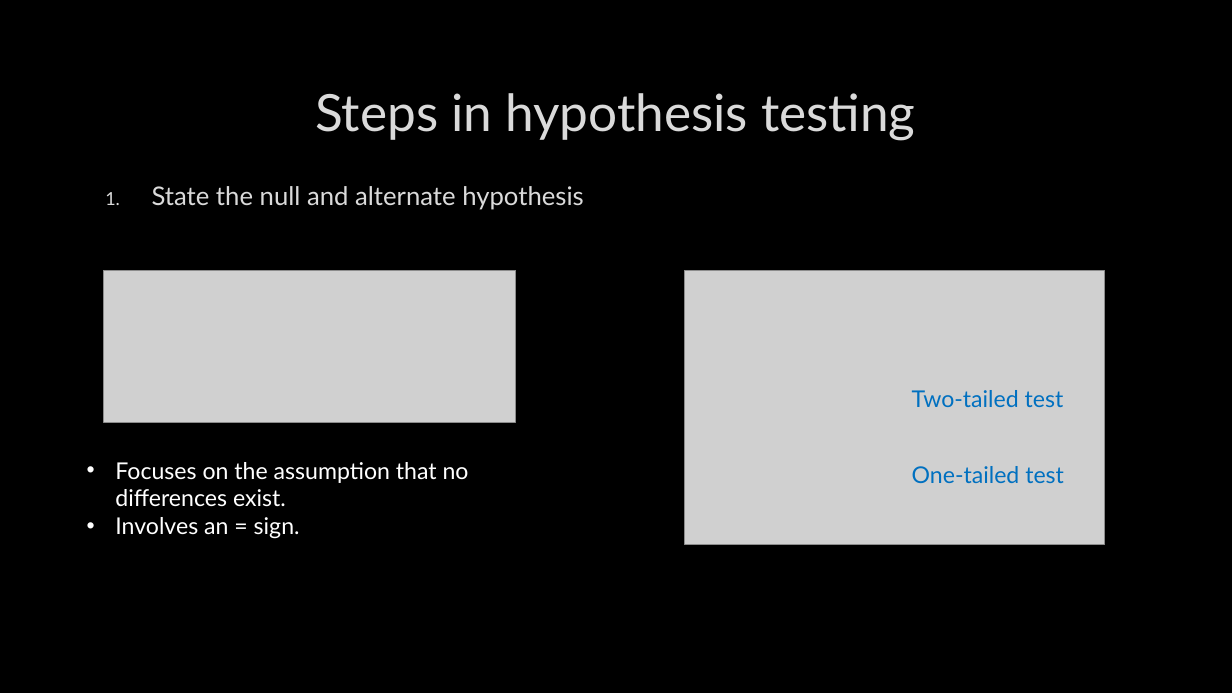
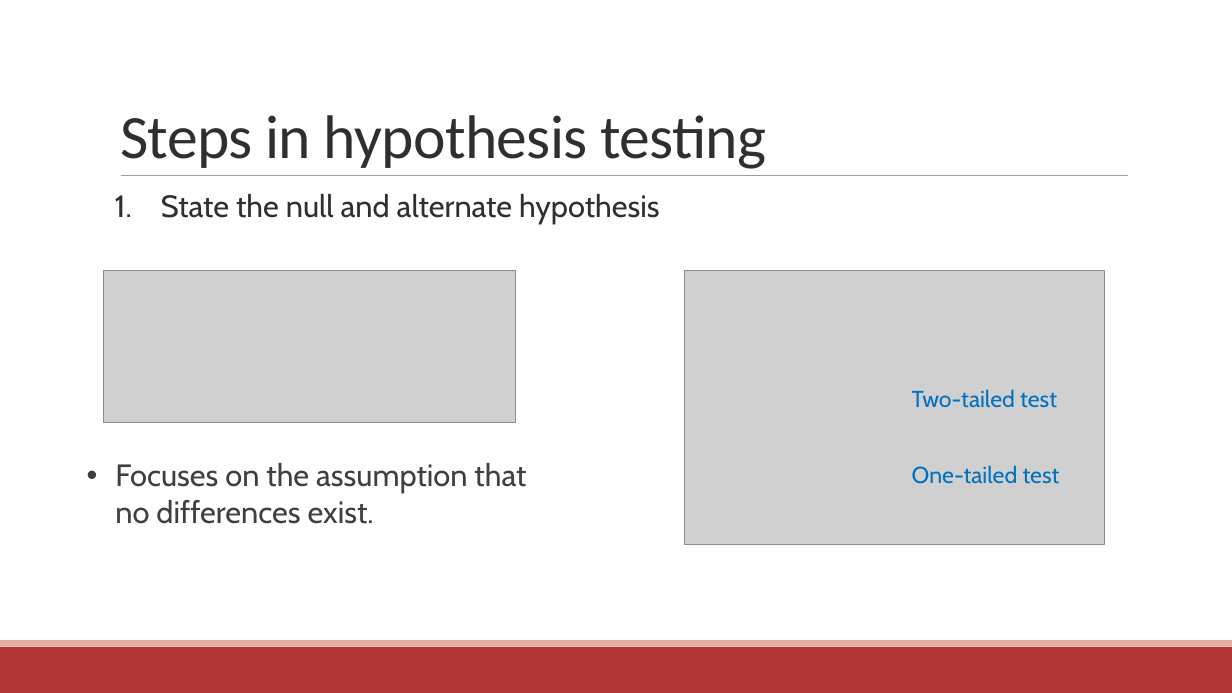
Before and after one commit to communitymaplab/geog4300_datascience, a slide deck: slide 3 of in_class_slides/geog4300_L13 Hypotheses and one sample tests and normality.pptx (slide 4 before the commit). Drawn at 1232x693 pixels with LibreOffice and Linux fonts; fonts in the diff are those of the drawing; grey boxes stand for pictures; background and template pictures are left out. Boxes give left, top, right and bottom in pixels: in the first picture for what was removed or moved away, otherwise in the second. Text is boxed around its words. In the diff, an @@ line names an element or a change of style, - is before the commit and + after.

```diff
--- a/in_class_slides/geog4300_L13 Hypotheses and one sample tests and normality.pptx
+++ b/in_class_slides/geog4300_L13 Hypotheses and one sample tests and normality.pptx
@@ background picture (left out) to #FFFFFF @@
@@ title "Steps in hypothesis testing": place and size @@
-title "Steps in hypothesis testing" at [315, 93, 915, 140]
+title "Steps in hypothesis testing" at [120, 115, 766, 169]
@@ title "Steps in hypothesis testing" at [120, 115, 766, 169]: size 40 to 48 pt, font Lato to Calibri, text colour #DADADA to #2F2F2F, letter spacing 0 to -0.5 pt, letter outline #404040 0.75 pt to none; alignment centre to left; line spacing 1 to 0.85; vertical alignment middle to bottom @@
@@ line added from (121, 176) to (1128, 176), #9F9F9F 0.5 pt @@
@@ text "State the null and alternate ...": place and size @@
-text "State the null and alternate ..." at [152, 186, 584, 210]
+text "State the null and alternate ..." at [161, 194, 660, 224]
@@ text "State the null and alternate ..." at [161, 194, 660, 224]: size 20 to 24 pt, font Lato to Cabin, text colour #DADADA to #2F2F2F, letter outline #404040 0.75 pt to none; line spacing 1 to 0.9; more space between paragraphs; bullet colour #DADADA to #2F2F2F @@
@@ text "Two-tailed test" at [912, 389, 1057, 408]: font Lato to Cabin @@
@@ text "Focuses on the assumption that ..." at [115, 463, 526, 524]: size 18 to 24 pt, font Lato to Cabin, text colour #FFFFFF to #3F3F3F @@
@@ text "One-tailed test" at [912, 465, 1060, 484]: font Lato to Cabin @@
@@ text at [115, 517, 300, 539]: paragraph removed @@
-• Involves an = sign.
@@ rectangle added at [0, 647, 1232, 693], fill #B23838 @@
@@ rectangle added at [0, 640, 1232, 647], fill #E5A99F @@
```
Also in this commit, not shown: 19 other slides changed, 2 slides added, 9 slides removed, 1 other file.
